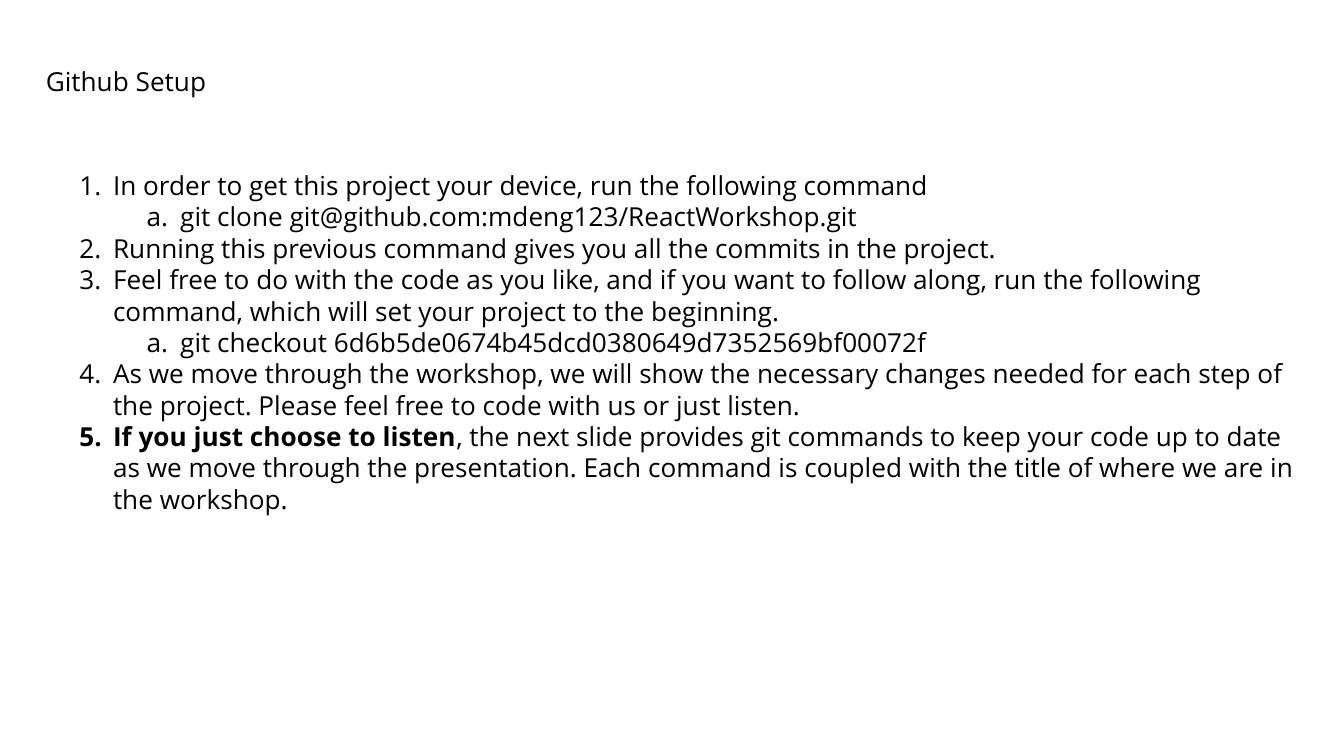
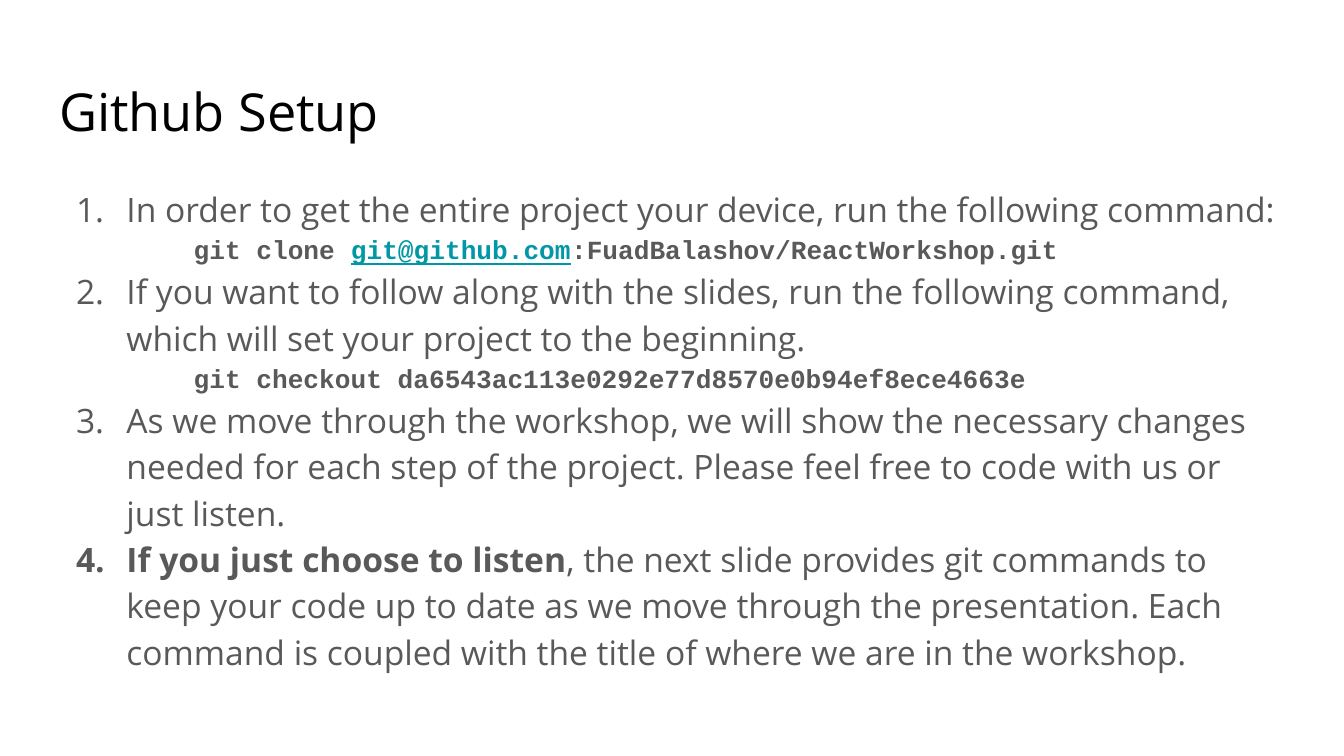
Before and after one commit to appian/hackathons, a slide deck: slide 64 of workshops/react/Intro to React.pptx (slide 78 before the commit). Drawn at 1344x756 pixels with LibreOffice and Linux fonts; fonts in the diff are those of the drawing. Boxes give left, top, right and bottom in pixels: in the first picture for what was removed or moved away, otherwise in the second. Text is boxed around its words. In the diff, an @@ line names an element or a change of style, - is before the commit and + after.

Commit message:
Updating React Slides

```diff
--- a/workshops/react/Intro to React.pptx
+++ b/workshops/react/Intro to React.pptx
@@ title "Github Setup" at (59, 91, 378, 144): size 14 to 28 pt @@
@@ text at (126, 196, 1275, 394): text changed; size 14 to 18 pt; text colour #000000 to #595959 @@
-1. In order to get this project your device, run the following command
-  a. git clone git@github.com:mdeng123/ReactWorkshop.git
-2. Running this previous command gives you all the commits in the project.
-3. Feel free to do with the code as you like, and if you want to follow along, run the following command, which will set your project to the beginning.
-  a. git checkout 6d6b5de0674b45dcd0380649d7352569bf00072f
+1. In order to get the entire project your device, run the following command:
+git clone git@github.com:FuadBalashov/ReactWorkshop.git
+1. If you want to follow along with the slides, run the following command, which will set your project to the beginning.
+git checkout da6543ac113e0292e77d8570e0b94ef8ece4663e
@@ text at (126, 407, 1246, 673): size 14 to 18 pt, text colour #000000 to #595959 in "As we move through the workshop, we ...", "If you just choose to listen, the ..."; indent changed; line spacing 1 to 1.15 @@
```
Also in this commit, not shown: 53 other slides changed, 11 slides added, 25 slides removed.
